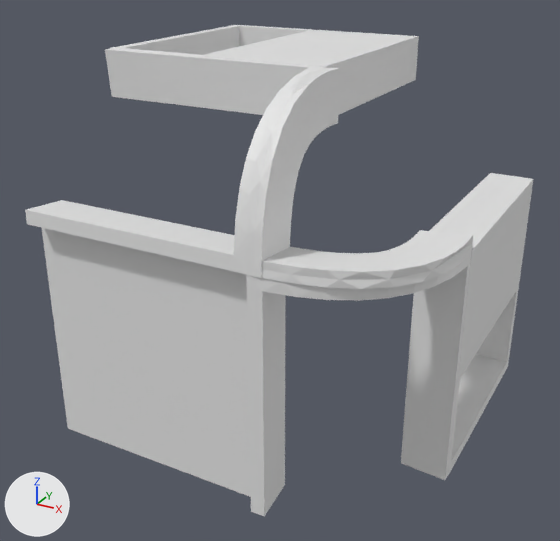
A saved change to the OBJ model data/bmc/SET_4W2C/t_001.obj.
Camera for both pictures: a 50 mm camera at (0.621, -1.298, 0.527) aimed at (-0.128, 0.063, -0.154). Every picture has the same lights, and +X, +Y and +Z are marked at lower left. Where no turn or scale is listed for an object, it has been applied to the vertices.

In view in the first picture: 't_001'.
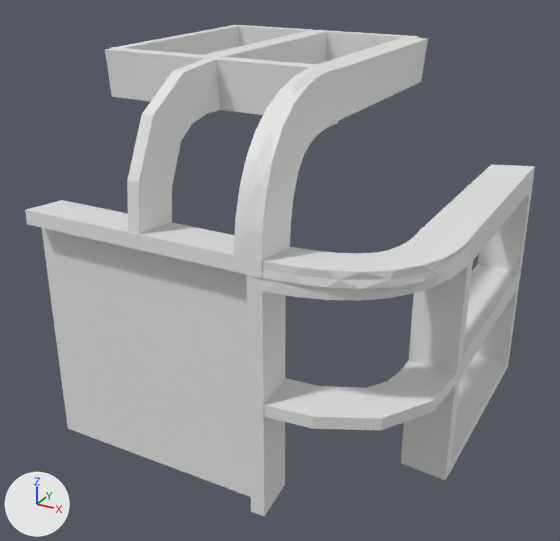
Boxes (x1, y1, x2, y2) around the edits, measured in the pictures (560 x 541 px):
't_001', reshaped
    before: (25, 25, 533, 516)
    after: (25, 25, 535, 516)
part 1 of me_t_001, added
    after: (26, 25, 535, 516)

The change in detail:
me_t_001 is used by ob_t_001; location (0.0, 0.0, 0.0).
me_t_001 had 278 vertices, 534 faces and spanned x -0.5..0.301, y -0.287..0.5, z -0.5..0.301.
me_t_001 now has 607 vertices, 1218 faces and spans x -0.5..0.301, y -0.287..0.5, z -0.5..0.301.
me_t_001 part 1: 321 vertices added at x -0.5..0.3, y -0.286..0.5, z -0.5..0.3.
